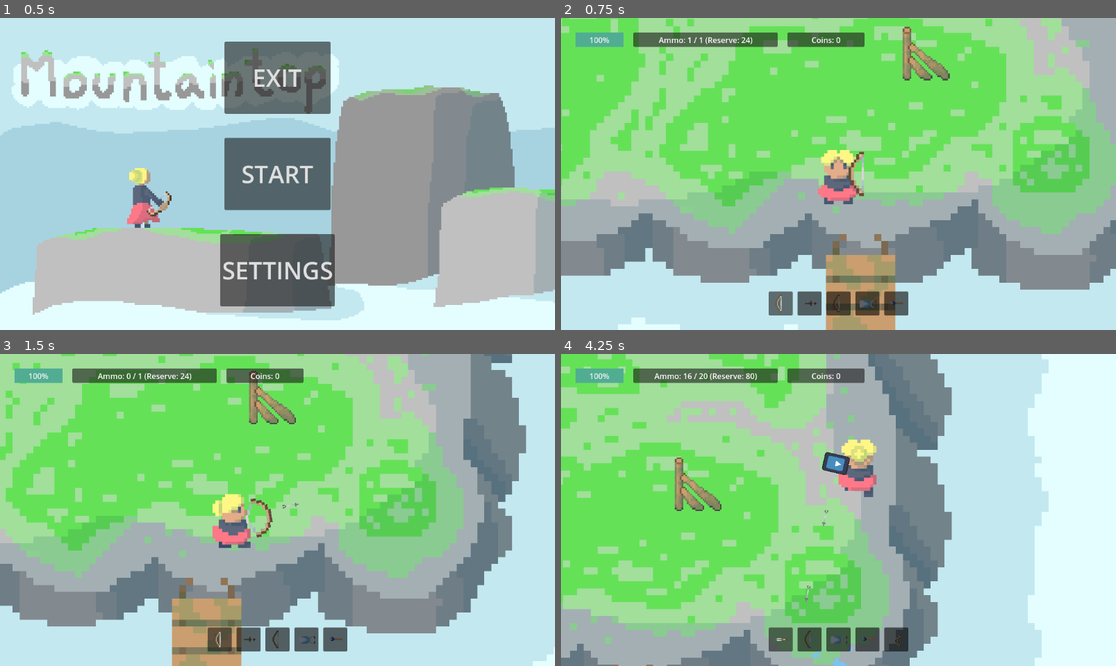
Above: before the commit, frames 1-4 (two rows, left to right).
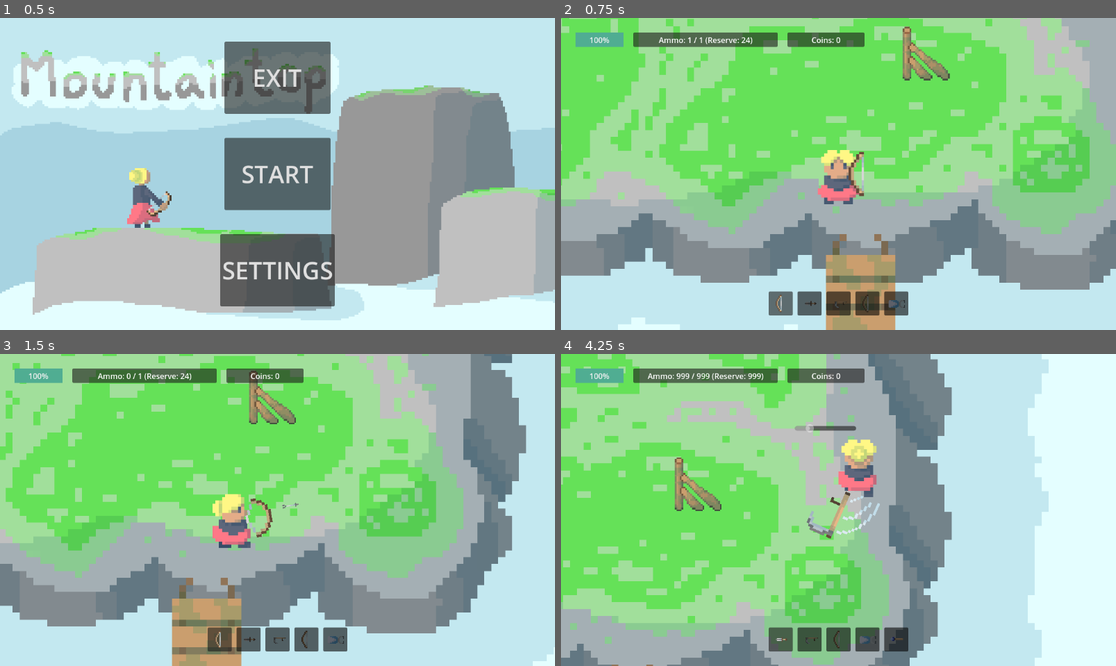
Above: after the commit, the same moments.

Repository: Kryzi/Eksamens-projekt
Game: Godot game, scene res://scenes/main_menu/main_menu.tscn
Same seed, same stepped clock (60 frames per second), same inputs: the game is played once before the commit and once after it. The engine's default icon, where the game draws it, is replaced by a stand-in: a white triangle on a blue panel in a dark square. Sound files missing from this copy of the repository are replaced by a short silence.
Inputs (mouse positions are in pixels of both pictures, inside the frame that each line leads up to):
- Up to frame 1 (0.5 s): no input
- Up to frame 2 (0.75 s): click "START" at 0.5 s
- Up to frame 3 (1.5 s): move the mouse to (399, 494) at 1.27 s; press the mouse at (399, 494) at 1.28 s; hold D (Right) from 1.28 s (still down); tap 0 (0) at 1.35 s
- Up to frame 4 (4.25 s): move the mouse to (727, 525) at 2.02 s; release D (Right) at 2.03 s; release the mouse at (727, 525) at 2.03 s; hold S (Down) 2.03-2.78 s; click (727, 525) at 2.1 s; tap X (x) at 2.3, 2.85 s; move the mouse to (894, 441) at 2.77 s; hold D (Right) 2.78-3.53 s; tap 0 (0) at 3.05, 3.6 s; move the mouse to (810, 572) at 3.52 s; hold W (Up) from 3.53 s (still down); click (810, 572) at 3.8 s

Frame 1 is identical in both runs. In frame 2, 0.1% of the frame differs, in the area x 49-62%, y 88-95%; in frame 3, 0.1%; in frame 4, 1.4%, in the area x 15-62%, y 6-100%.

Commit message:
Le done (mangler lyd)

Diff:
--- a/scenes/main/player.tscn
+++ b/scenes/main/player.tscn
@@ -30,6 +30,7 @@
 [ext_resource type="PackedScene" uid="uid://d0v146npydiyy" path="res://scenes/weapons/boomerang/boomerang_weapon.tscn" id="23_unme0"]
 [ext_resource type="PackedScene" uid="uid://556qme2y04kq" path="res://scenes/weapons/fire_staff/fire_staff.tscn" id="25_7lfdu"]
 [ext_resource type="PackedScene" uid="uid://oruuej8gtlva" path="res://scenes/weapons/rock_guitar/rockguitar.tscn" id="26_3td7x"]
+[ext_resource type="PackedScene" uid="uid://d33m2ojb6s3r5" path="res://scenes/weapons/le/le.tscn" id="26_5rb1q"]
 [ext_resource type="PackedScene" uid="uid://c8qnpo7dkw86m" path="res://scenes/weapons/ice_cannon/ice_cannon.tscn" id="26_klgc6"]
 [ext_resource type="AudioStream" uid="uid://bpicuej6pb1f2" path="res://sounds/GedSlapSound.mp3" id="27_1juf4"]
 [ext_resource type="AudioStream" uid="uid://bdr76qsc0x73l" path="res://sounds/HitSound.mp3" id="28_dg55l"]
@@ -219,6 +220,8 @@
 
 [node name="BasicKnife" parent="Weapon" instance=ExtResource("20_y8slu")]
 
+[node name="Le" parent="Weapon" instance=ExtResource("26_5rb1q")]
+
 [node name="rockguitar" parent="Weapon" instance=ExtResource("26_3td7x")]
 
 [node name="IsKanon" parent="Weapon" instance=ExtResource("26_klgc6")]
--- a/scenes/ui/hud.tscn
+++ b/scenes/ui/hud.tscn
@@ -10,6 +10,7 @@
 [ext_resource type="Texture2D" uid="uid://t70iiylxcj63" path="res://sprites/vaaben/melee/skjold/skjold_idle.png" id="8_lqf4w"]
 [ext_resource type="Texture2D" uid="uid://bdg2ds0brm88q" path="res://sprites/vaaben/ranged/ild_stav/ild-stav_idle.png" id="9_hfavo"]
 [ext_resource type="Texture2D" uid="uid://bim84cp6kchdj" path="res://sprites/vaaben/ranged/is_kannon/is-kannon_idle.png" id="10_4dxx1"]
+[ext_resource type="Texture2D" uid="uid://eoaedts82ej4" path="res://sprites/vaaben/melee/le/le_idle.png" id="11_pyufq"]
 
 [sub_resource type="StyleBoxFlat" id="StyleBoxFlat_mlwpy"]
 bg_color = Color(0.816006, 0.491452, 0.548551, 1)
@@ -221,6 +222,13 @@
 offset_bottom = 45.0
 texture = ExtResource("10_4dxx1")
 
+[node name="LeIcon" type="TextureRect" parent="Control/MarginContainer/Inventory/WeaponIcons"]
+offset_left = 5.0
+offset_top = 5.0
+offset_right = 45.0
+offset_bottom = 45.0
+texture = ExtResource("11_pyufq")
+
 [node name="EndScreenPanel" type="Panel" parent="Control"]
 unique_name_in_owner = true
 custom_minimum_size = Vector2(300, 200)
--- a/scenes/weapons/le/le.tscn
+++ b/scenes/weapons/le/le.tscn
@@ -1,65 +1,96 @@
-[gd_scene load_steps=10 format=3 uid="uid://d33m2ojb6s3r5"]
+[gd_scene load_steps=15 format=3 uid="uid://d33m2ojb6s3r5"]
 
-[ext_resource type="Script" path="res://scripts/weapons/basic_melee_weapon.gd" id="1_nyqpx"]
-[ext_resource type="Texture2D" uid="uid://ib3suh03eebi" path="res://sprites/vaaben/melee/kniv/kniv_angeb-1.png" id="2_vssaa"]
-[ext_resource type="Texture2D" uid="uid://c1jitbb1y8kt5" path="res://sprites/vaaben/melee/kniv/kniv_angeb-2.png" id="3_mjmbf"]
-[ext_resource type="Texture2D" uid="uid://bda2w1dqn1ty3" path="res://sprites/vaaben/melee/kniv/kniv_angeb-3.png" id="4_mving"]
-[ext_resource type="Texture2D" uid="uid://bansey017tn4c" path="res://sprites/vaaben/melee/kniv/kniv_angeb-4.png" id="5_wkwg8"]
-[ext_resource type="Texture2D" uid="uid://cq483p68yt4ko" path="res://sprites/vaaben/melee/kniv/kniv_idle.png" id="6_r3pxb"]
+[ext_resource type="Script" path="res://scripts/weapons/special_weapons/le.gd" id="1_181as"]
+[ext_resource type="Texture2D" uid="uid://eoaedts82ej4" path="res://sprites/vaaben/melee/le/le_idle.png" id="2_1becb"]
+[ext_resource type="Texture2D" uid="uid://77bs1yx07ytp" path="res://sprites/vaaben/melee/le/le_angreb-1.png" id="2_y8ar2"]
+[ext_resource type="Texture2D" uid="uid://cclry2cufjsnl" path="res://sprites/vaaben/melee/le/le_angreb-2.png" id="3_hw6g0"]
+[ext_resource type="Texture2D" uid="uid://2o3w6vhjfyqy" path="res://sprites/vaaben/melee/le/le_angreb-3.png" id="4_3fpv2"]
+[ext_resource type="Texture2D" uid="uid://dn0elg2sgvpmi" path="res://sprites/vaaben/melee/le/le_angreb-4.png" id="5_hftke"]
+[ext_resource type="Texture2D" uid="uid://cekecpre8slfg" path="res://sprites/vaaben/melee/le/le_angreb-5.png" id="6_x4gr5"]
 [ext_resource type="AudioStream" uid="uid://cddmp6rp12yri" path="res://sounds/knife_sound.mp3" id="7_prici"]
+[ext_resource type="Texture2D" uid="uid://c0otpwecdnmnw" path="res://sprites/vaaben/melee/le/le_winddown-1.png" id="8_ss6yq"]
+[ext_resource type="Texture2D" uid="uid://cyyfe6j1t8uxo" path="res://sprites/vaaben/melee/le/le_winddown-2.png" id="9_5exsi"]
+[ext_resource type="Texture2D" uid="uid://bcvh8wsv6w6q4" path="res://sprites/vaaben/melee/le/le_winddown-3.png" id="10_bepe0"]
+[ext_resource type="Texture2D" uid="uid://bon7riyta8fnx" path="res://sprites/vaaben/melee/le/le_windup.png" id="11_u8bkh"]
 
 [sub_resource type="SpriteFrames" id="SpriteFrames_nllp1"]
 animations = [{
 "frames": [{
 "duration": 1.0,
-"texture": ExtResource("2_vssaa")
+"texture": ExtResource("2_y8ar2")
 }, {
 "duration": 1.0,
-"texture": ExtResource("3_mjmbf")
+"texture": ExtResource("3_hw6g0")
 }, {
 "duration": 1.0,
-"texture": ExtResource("4_mving")
+"texture": ExtResource("4_3fpv2")
 }, {
 "duration": 1.0,
-"texture": ExtResource("5_wkwg8")
+"texture": ExtResource("5_hftke")
 }, {
 "duration": 1.0,
-"texture": ExtResource("6_r3pxb")
+"texture": ExtResource("6_x4gr5")
 }],
 "loop": false,
 "name": &"Attack",
+"speed": 10.0
+}, {
+"frames": [{
+"duration": 1.0,
+"texture": ExtResource("2_1becb")
+}],
+"loop": true,
+"name": &"Idle",
 "speed": 5.0
 }, {
 "frames": [{
 "duration": 1.0,
-"texture": ExtResource("6_r3pxb")
+"texture": ExtResource("8_ss6yq")
+}, {
+"duration": 1.0,
+"texture": ExtResource("9_5exsi")
+}, {
+"duration": 1.0,
+"texture": ExtResource("10_bepe0")
 }],
-"loop": true,
-"name": &"Idle",
+"loop": false,
+"name": &"Winddown",
+"speed": 10.0
+}, {
+"frames": [{
+"duration": 1.0,
+"texture": ExtResource("11_u8bkh")
+}],
+"loop": false,
+"name": &"Windup",
 "speed": 5.0
 }]
 
 [sub_resource type="RectangleShape2D" id="RectangleShape2D_axbx5"]
-size = Vector2(58, 71.3333)
+size = Vector2(58, 94.6666)
 
 [node name="Le" type="Node2D"]
 scale = Vector2(1.5, 1.5)
-script = ExtResource("1_nyqpx")
-damage = 5
-rotation_radius = 55.0
+script = ExtResource("1_181as")
+damage = 7
+rotation_radius = 30.0
 metadata/IconId = "Le"
 
 [node name="AnimatedSprite2D" type="AnimatedSprite2D" parent="."]
+position = Vector2(30.6667, 5.33333)
 scale = Vector2(3, 3)
 sprite_frames = SubResource("SpriteFrames_nllp1")
 animation = &"Attack"
+frame = 4
+frame_progress = 1.0
 flip_h = true
 
 [node name="Hurtbox" type="Area2D" parent="."]
+position = Vector2(33.3333, -7.33333)
 monitoring = false
 
 [node name="CollisionShape2D" type="CollisionShape2D" parent="Hurtbox"]
-position = Vector2(5.66667, 1.00001)
+position = Vector2(5.66667, 12.6667)
 shape = SubResource("RectangleShape2D_axbx5")
 
 [node name="Sound" type="AudioStreamPlayer" parent="."]
--- /dev/null
+++ b/scripts/weapons/special_weapons/le.gd
@@ -0,0 +1,55 @@
+extends Node2D
+
+## Mængden af damage våbenet gør per slag
+@export var damage: int
+## Her svarer 1 til den normale animation og 2 til en dobbelt så hurtigt animation
+@export var FPS_SpeedScale: float = 1
+## Distancen våbenet har til splleren
+@export var rotation_radius: float = 50.0
+@onready var KnifeSound = $Sound
+
+var currentAmmo = 999
+var magSize = 999
+var reserveAmmo = 999
+var attacking = false
+var ranged = false
+
+func _ready() -> void:
+	$AnimatedSprite2D.play("Idle")
+	$AnimatedSprite2D.speed_scale = FPS_SpeedScale
+
+func _process(_delta: float) -> void:
+	if PlayerInfo.is_interacting_with_UI == true:
+		return
+
+	var player = get_node("/root/Main/Player")
+
+	var direction = (get_global_mouse_position() - player.global_position).normalized()
+	global_position = player.global_position + direction * rotation_radius
+	look_at(get_global_mouse_position())
+
+
+
+	if Input.is_action_just_pressed("Shoot") and attacking == false:
+		attacking = true
+		$AnimatedSprite2D.play("Windup")
+		await $AnimatedSprite2D.animation_finished
+
+		$AnimatedSprite2D.play("Attack")
+		KnifeSound.play()
+		$Hurtbox.monitoring = true
+
+		await $AnimatedSprite2D.animation_finished
+		$Hurtbox.monitoring = false
+
+		$AnimatedSprite2D.play("Winddown")
+		await $AnimatedSprite2D.animation_finished
+
+		$AnimatedSprite2D.play("Idle")
+
+		attacking = false
+
+
+func _on_hurtbox_body_entered(body: Node2D) -> void:
+	if (body.is_in_group("enemy")):
+		body.hit_damage(damage)
Not shown: 1 places in scenes/main/player.tscn that only renumber resources
Not shown: 1 places in scenes/ui/hud.tscn that only renumber resources
